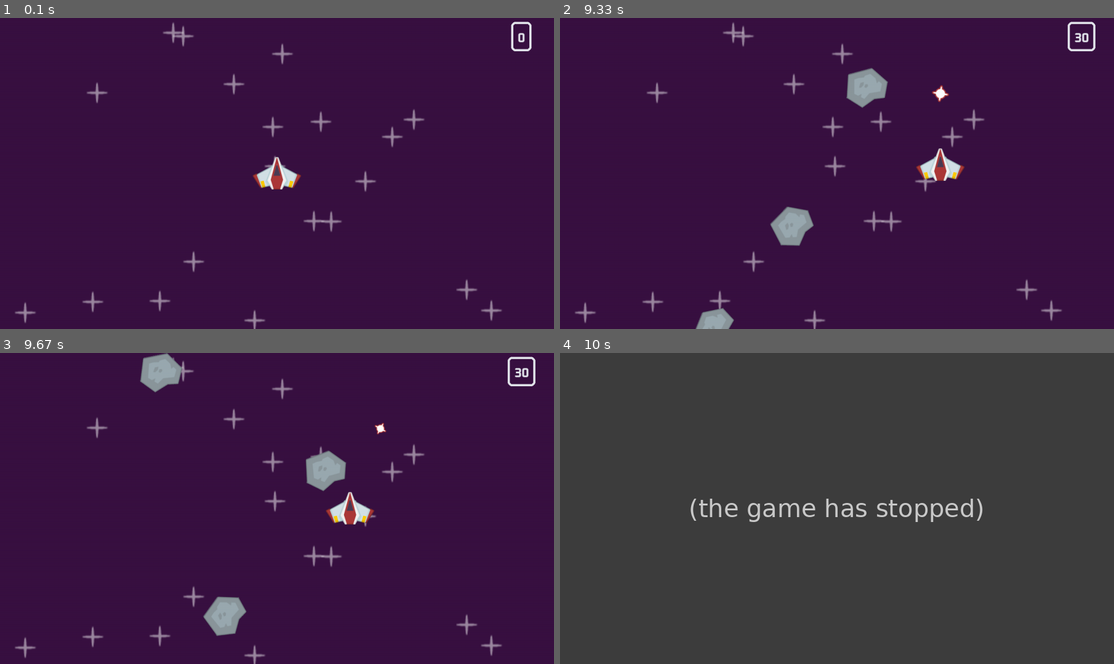
Above: before the commit, frames 1-4 (two rows, left to right).
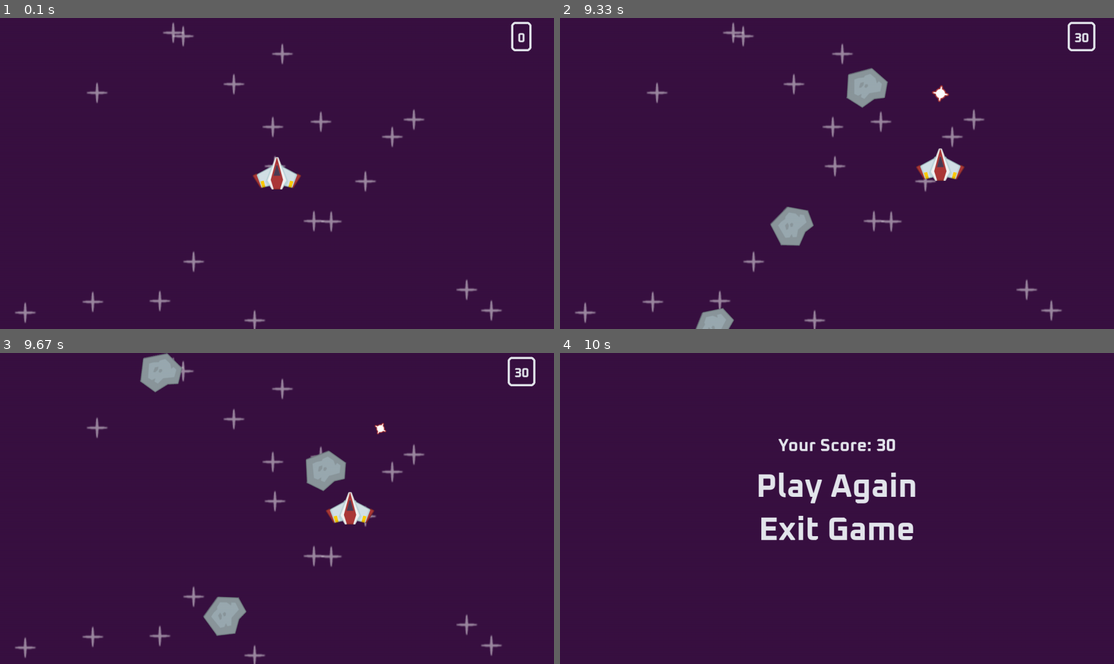
Above: after the commit, the same moments.

Repository: dominicamoak/space_shooter_pygame
Game: pygame game, started from code/main.py
Same seed, same stepped clock (60 frames per second), same inputs: the game is played once before the commit and once after it.
Inputs:
- Up to frame 1 (0.1 s): no input
- Up to frame 2 (9.33 s): tap Space at 0.33, 0.73, 1.03, 1.23, 1.57, 1.87, 2.07, 2.37, 2.63, 2.97, 3.27, 3.4, 3.8, 4.1, 4.47, 4.87, 5.17, 5.37, 5.67, 5.87, 6.2, 6.5, 6.7, 7, 7.27, 7.6, 7.9, 8.03, 8.43, 8.73, 9.1 s; hold Right 0.67-1.13 s; hold Up 1.17-1.47 s; hold Right 1.5-1.97 s; hold Left 2-2.53 s; hold Down 2.57-2.87 s; hold Left 2.9-3.3 s; hold Up 3.33-3.7 s; hold Right 3.73-4.37 s; hold Down 4.4-4.77 s; hold Left 4.8-5.27 s; hold Right 5.3-5.77 s; hold Up 5.8-6.1 s; hold Right 6.13-6.6 s; hold Left 6.63-7.17 s; hold Down 7.2-7.5 s; hold Left 7.53-7.93 s; hold Up 7.97-8.33 s; hold Right 8.37-9 s; hold Down from 9.03 s (still down)
- Up to frame 3 (9.67 s): release Down at 9.4 s; hold Left from 9.43 s (still down); tap Space at 9.5 s
- Up to frame 4 (10 s): tap Space at 9.8 s; release Left at 9.9 s; click "Play Again" at 9.98 s

Frames 1-3 are identical in both runs. In frame 4, 100% of the frame differs, in the area x 0-100%, y 0-100%.
Before the commit the program exited at 9.73 s; later frames show no game.

Commit message:
Added Game States for game over and added functionality to play again or exit game

Diff:
--- a/code/main.py
+++ b/code/main.py
@@ -106,15 +106,18 @@
 def collisions():
     global running
     global score
+    global game_state
+    global final_score
 
     collision_sprites = pygame.sprite.spritecollide(player, meteor_sprites, True, pygame.sprite.collide_mask)
     if collision_sprites:
-        running = False
+        game_state = 'game_over'
 
     for laser in laser_sprites:
         collided_sprites = pygame.sprite.spritecollide(laser, meteor_sprites, True, pygame.sprite.collide_mask)
         if collided_sprites:
             score += 10
+            final_score = score
             laser.kill()
             Explosions(all_sprites, explosion_frames, laser.rect.midtop)
             explosion_sound.play()
@@ -127,6 +130,41 @@
 
     pygame.draw.rect(display_surface, '#e4e7ed', text_rect.inflate(30, 30).move(0, -8), 5, 10)
 
+def display_final_score(final_score):
+    text_surf = final_score_font.render('Your Score: ' + str(final_score), True, '#e4e7ed')
+    text_rect = text_surf.get_frect(center = (window_width / 2, window_height - 500))
+    display_surface.blit(text_surf, text_rect)
+
+    # pygame.draw.rect(display_surface, '#e4e7ed', text_rect.inflate(30, 30).move(0, -8), 5, 10)
+
+def game_over_menu():
+    global running
+    global game_state
+    global score
+
+    play_text_surf = menu_font.render('Play Again', True, '#e4e7ed')
+    play_text_rect = play_text_surf.get_frect(center= (window_width / 2, window_height - 400))
+    display_surface.blit(play_text_surf, play_text_rect)
+
+    exit_text_surf = menu_font.render('Exit Game', True, '#e4e7ed')
+    exit_text_rect = exit_text_surf.get_frect(center= (window_width / 2, window_height - 300))
+    display_surface.blit(exit_text_surf, exit_text_rect)
+
+    # Event Loop
+    for event in pygame.event.get():
+        if event.type == pygame.MOUSEBUTTONDOWN:
+            if play_text_rect.collidepoint(event.pos):
+                # reset everything, start game over
+                score = 0
+                running = True
+                game_state = 'playing'
+                game_music.set_volume(0.2)
+                player.rect.center = (window_width / 2, window_height / 2)
+
+            if exit_text_rect.collidepoint(event.pos):
+                running = False
+
+
 # GENERAL SETUP
 pygame.init()
 
@@ -135,14 +173,18 @@
 pygame.display.set_caption('SPACE SHOOTER')
 
 running = True
+game_state = 'playing' # playing, game_over
 clock = pygame.time.Clock()
 score = 0
+final_score = 0
 
 # Surface Creations / Imports
 star_surf = pygame.image.load(join('images', 'star.png')).convert_alpha()
 laser_surf = pygame.image.load(join('images', 'laser.png')).convert_alpha()
 meteor_surf = pygame.image.load(join('images', 'meteor.png')).convert_alpha()
 font = pygame.font.Font(join('images', 'Oxanium-Bold.ttf'), 30)
+final_score_font = pygame.font.Font(join('images', 'Oxanium-Bold.ttf'), 40)
+menu_font = pygame.font.Font(join('images', 'Oxanium-Bold.ttf'), 75)
 explosion_frames = [pygame.image.load(join('images', 'explosion', f'{i}.png')).convert_alpha() for i in range(21)]
 
 # Sounds
@@ -173,25 +215,40 @@
 
 # GAME FLOW
 while running:
-    dt = clock.tick(60) / 1000 # clock.tick() returns in milliseconds [framerate control]
-    # print(clock.get_fps()) # check fps
-
-    # Event Loop
-    for event in pygame.event.get():
-        if event.type == pygame.QUIT:
-            running = False
-        if event.type == meteor_event:
-            x, y = random.randint(0, window_width), random.randint(-200, -100)
-            Meteor((all_sprites, meteor_sprites), meteor_surf, (x, y))
-
-    # Updates
-    all_sprites.update(dt)
-    collisions()
-
-    # Draw Game
-    display_surface.fill('#391142')
-    display_score(score)
-    all_sprites.draw(display_surface)
+    if game_state == 'playing':
+        dt = clock.tick(60) / 1000 # clock.tick() returns in milliseconds [framerate control]
+        # print(clock.get_fps()) # check fps
+
+        # Event Loop
+        for event in pygame.event.get():
+            if event.type == pygame.QUIT:
+                running = False
+            if event.type == meteor_event:
+                x, y = random.randint(0, window_width), random.randint(-200, -100)
+                Meteor((all_sprites, meteor_sprites), meteor_surf, (x, y))
+
+        # Updates
+        all_sprites.update(dt)
+        collisions()
+
+        # Draw Game
+        display_surface.fill('#391142')
+        display_score(score)
+        all_sprites.draw(display_surface)
+
+        # pygame.display.update()
+
+    elif game_state == 'game_over':
+        # draw score to screen
+        # show play again and Exit text to player
+        # when played again, reset everything and game_state = playing
+        # when exit, running = false
+
+        # Draw Game
+        display_surface.fill('#391142')
+        game_music.set_volume(0.02)
+        display_final_score(score)
+        game_over_menu()
 
     pygame.display.update()
 
